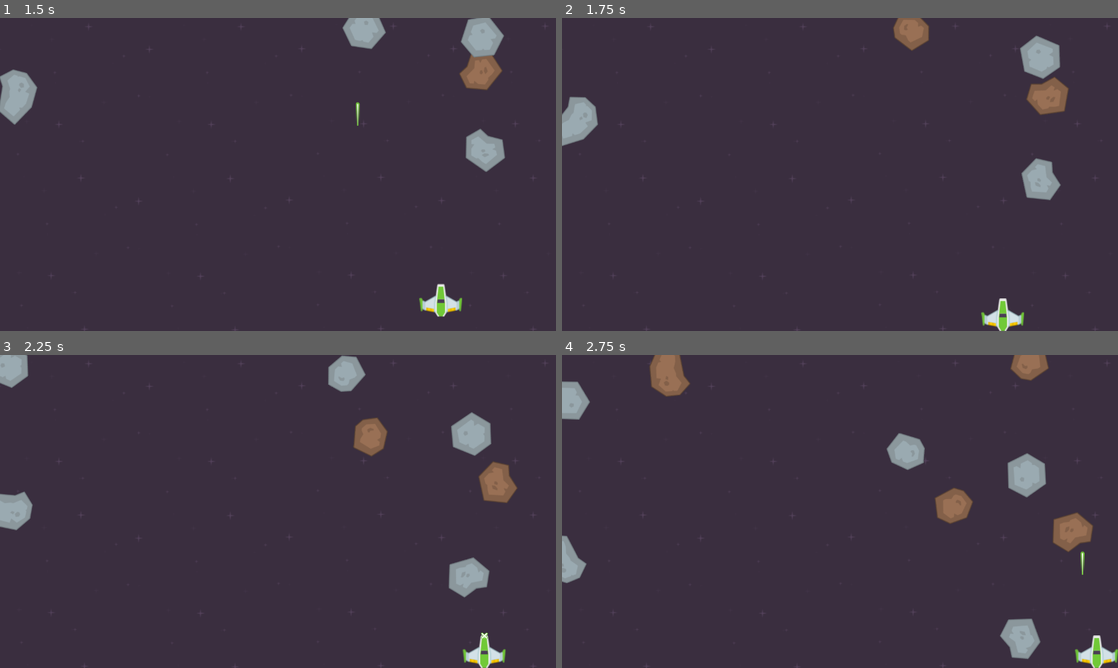
Above: before the commit, frames 1-4 (two rows, left to right).
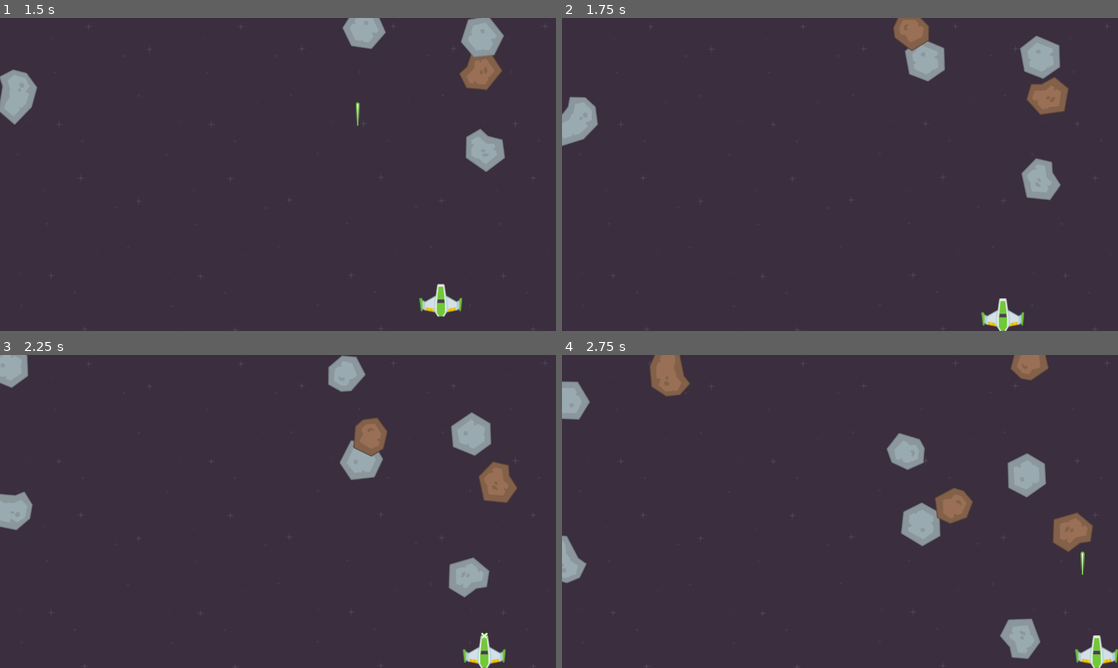
Above: after the commit, the same moments.

Repository: DemianFlury/SpaceShooter
Game: Godot game, scene res://Scenes/level.tscn
The game is run twice, just before and just after one commit, with the same random seed, the same clock (stepped at 60 frames per second) and the same inputs.
Inputs:
- Up to frame 1 (1.5 s): hold Right (right) 0.53-1.28 s; tap Space (shoot) at 0.6, 1.35 s; hold Down (back) from 1.28 s (still down)
- Up to frame 2 (1.75 s): keep holding Down (back)
- Up to frame 3 (2.25 s): release Down (back) at 2.03 s; hold Right (right) from 2.03 s (still down); tap Space (shoot) at 2.1 s
- Up to frame 4 (2.75 s): keep holding Right (right)

Frame 1 is identical in both runs. In frame 2, 0.7% of the frame differs, in the area x 61-69%, y 7-21%; in frame 3, 0.6%; in frame 4, 0.7%, in the area x 61-69%, y 47-62%.

Commit message:
only brown meteors can be destroyed

Diff:
--- a/Scenes/meteor.gd
+++ b/Scenes/meteor.gd
@@ -3,6 +3,7 @@
 var meteor_speed: int
 var meteor_rotation: int
 var meteor_direction: float
+var destroyable: bool
 
 signal collision
 
@@ -21,8 +22,14 @@
 	# randomize direction
 	meteor_direction = rng.randf_range(-0.5, 0.5)
 	# randomize texture
-	var path = "res://Sprites/Meteors/" + str(randi_range(1,8)) + ".png"
+	var number = randi_range(1,8)
+	var path = "res://Sprites/Meteors/" + str(number) + ".png"
 	$MeteorSprite.texture = load(path)
+	# make grey meteors invincible
+	if number < 5:
+		destroyable = true
+	else:
+		destroyable = false
 
 func _process(delta):
 	position += Vector2(meteor_direction, 1) * delta * meteor_speed
@@ -33,4 +40,5 @@
 
 func _on_area_entered(area):
 	area.queue_free()
-	queue_free()
+	if destroyable:
+		queue_free()
